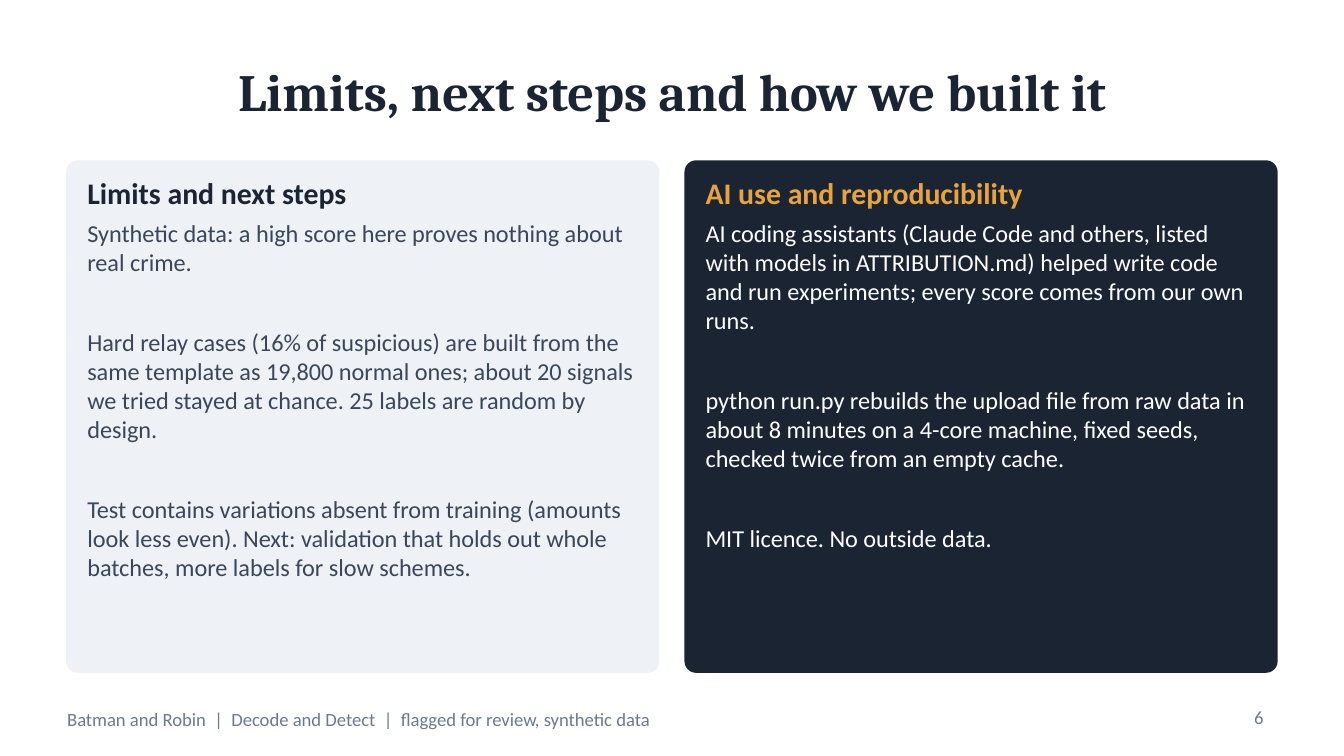
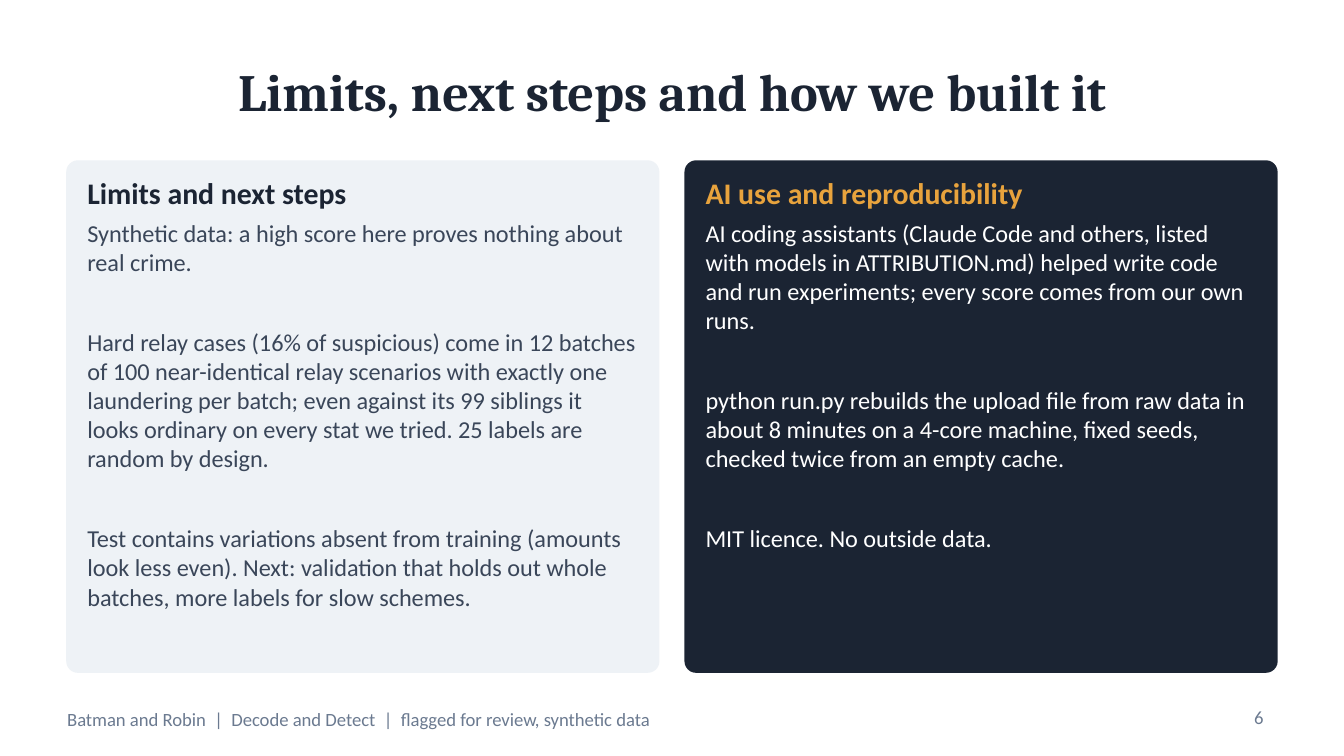
Before and after one commit to abyyworld/UKCBT-hackaton, a slide deck: slide 6 of report/Pitch_3min_BatmanAndRobin.pptx. Drawn at 1344x756 pixels with LibreOffice and Linux fonts; fonts in the diff are those of the drawing. Boxes give left, top, right and bottom in pixels: in the first picture for what was removed or moved away, otherwise in the second. Text is boxed around its words. In the diff, an @@ line names an element or a change of style, - is before the commit and + after.

```diff
--- a/report/Pitch_3min_BatmanAndRobin.pptx
+++ b/report/Pitch_3min_BatmanAndRobin.pptx
@@ text at <box>87,333,635,471</box>: text changed @@
-Hard relay cases (16% of suspicious) are built from the same template as 19,800 normal ones; about 20 signals we tried stayed at chance. 25 labels are random by design.
+Hard relay cases (16% of suspicious) come in 12 batches of 100 near-identical relay scenarios with exactly one laundering per batch; even against its 99 siblings it looks ordinary on every stat we tried. 25 labels are random by design.
```
Also in this commit, not shown: 4 other files.
